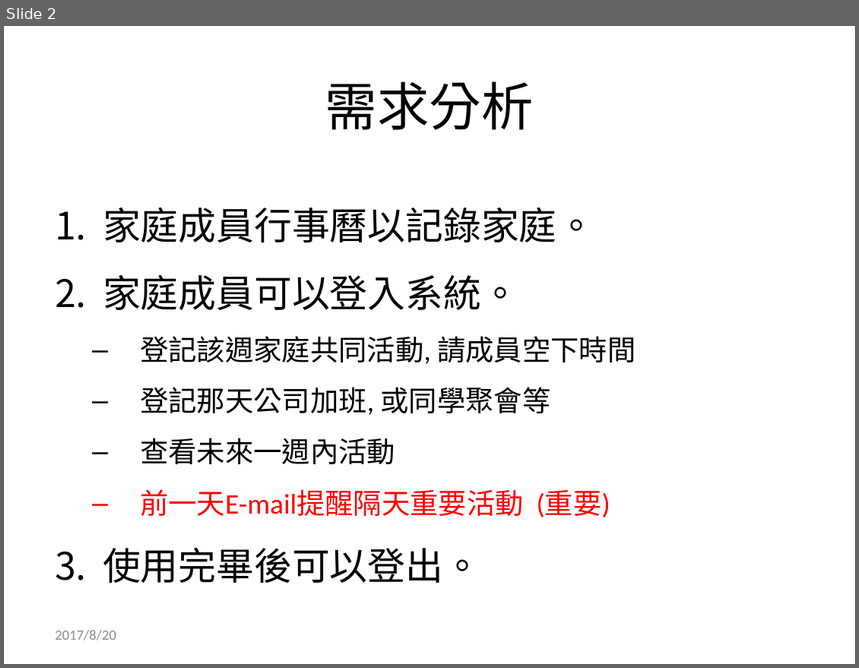
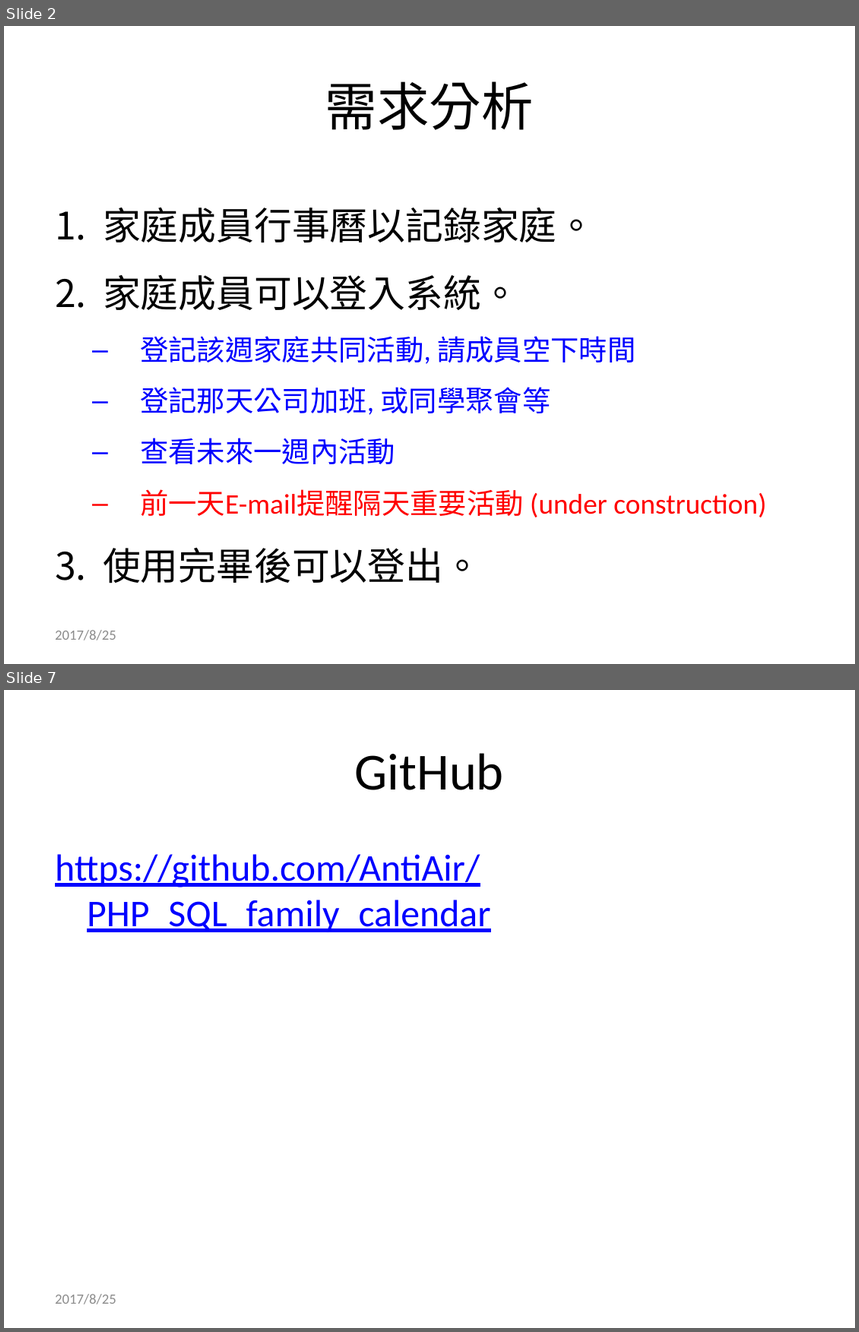
Before and after one commit to AntiAir/PHP_SQL_family_calendar, a slide deck: [287期] PHP MySQL Final Project - 吳志豪.pptx. Shown one above the other, each under a label of ours: slide 2 before the commit, slides 2 and 7 after it; the slides between them are not shown. The pictures are 859x668 and 859x1332 pixels, drawn with LibreOffice and Linux fonts; fonts in the diff are those of the drawing. Boxes give left, top, right and bottom in pixels: in the first picture for what was removed or moved away, otherwise in the second. Text is boxed around its words. In the diff, an @@ line names an element or a change of style, - is before the commit and + after.

```diff
--- a/[287期] PHP MySQL Final Project - 吳志豪.pptx
+++ b/[287期] PHP MySQL Final Project - 吳志豪.pptx
@@ slide 7 added at <box>4,690,855,1328</box>, background #FFFFFF @@
@@ title added at <box>355,753,504,790</box>, 44 pt, text #000000 @@
+GitHub
@@ text added at <box>55,854,490,932</box>, 32 pt, text #0000FF, underline @@
+https://github.com/AntiAir/PHP_SQL_family_calendar
@@ text added at <box>55,1294,116,1305</box>, 12 pt, text #8C8C8C @@
+2017/8/25
@@ slide 2 changed as well @@
@@ text at <box>140,336,636,465</box>: text colour #000000 to #0000FF in "登記該週家庭共同活動, 請成員空下時間", "登記那天公司加班, 或同學聚會等", "查看未來一週內活動" @@
@@ text at <box>140,490,766,518</box>: text changed @@
-  – 前一天E-mail提醒隔天重要活動 (重要)
+  – 前一天E-mail提醒隔天重要活動 (under construction)
@@ text at <box>55,630,116,641</box>: text changed @@
-2017/8/20
+2017/8/25
```
Also in this commit, not shown: 3 other slides changed, 2 other slides added.
